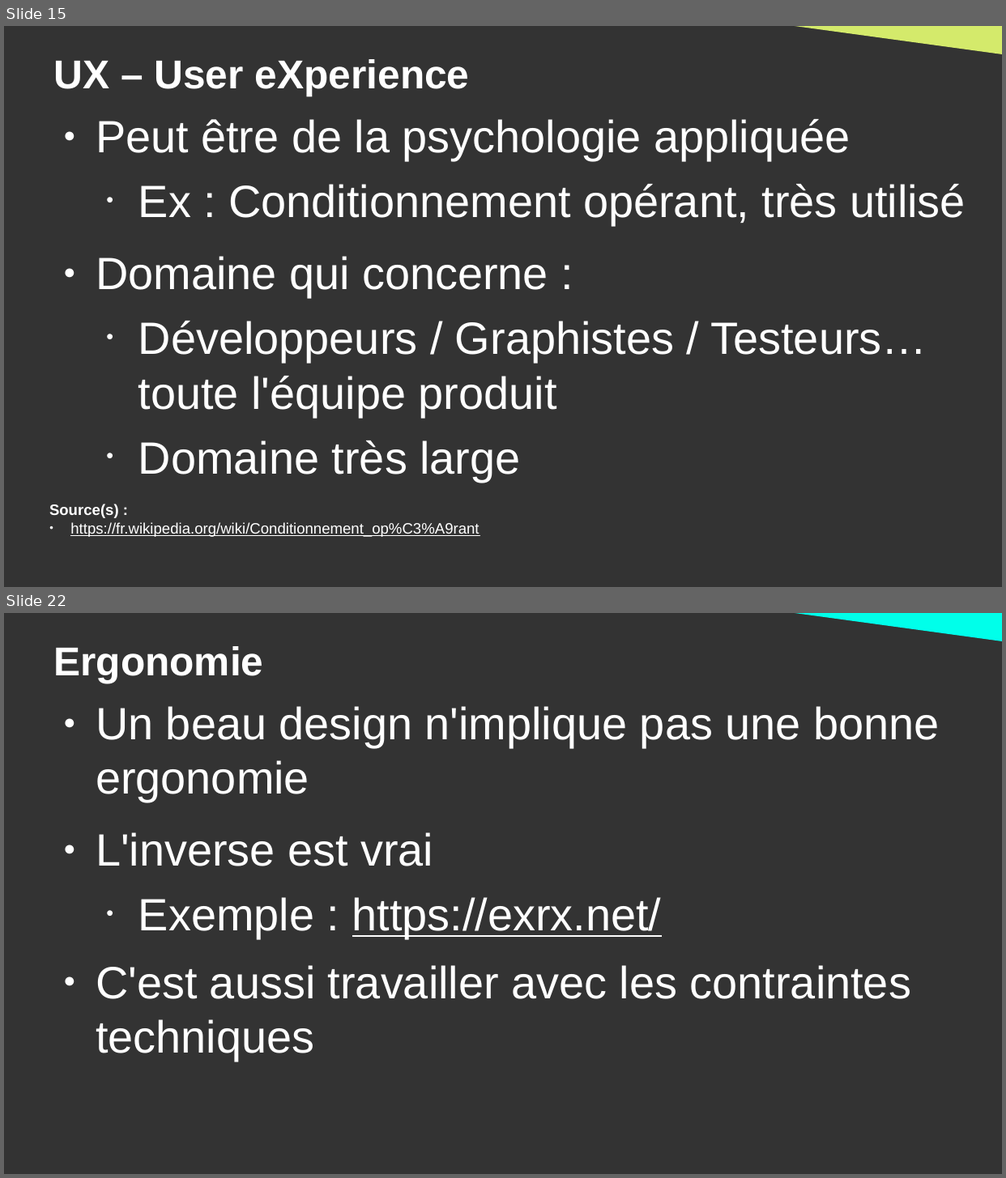
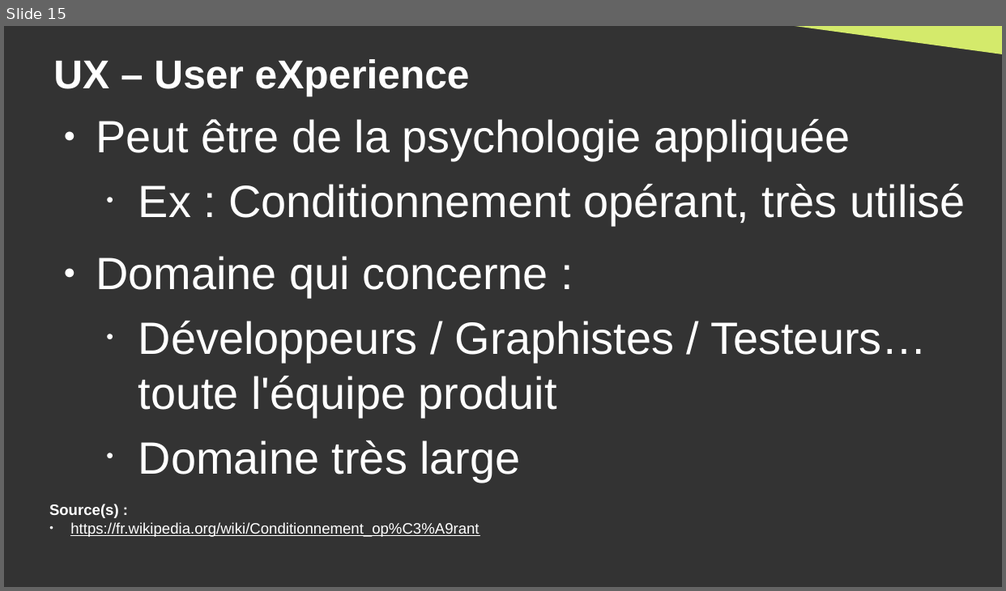
Before and after one commit to DanYellow/cours, a slide deck: gestion-de-contenus-spécialisee-s4/travaux-pratiques/numero-1/presentation.odp. Shown one above the other, each under a label of ours: slides 15 and 22 before the commit, slide 15 after it; the slides between them are not shown. The pictures are 1006x1178 and 1006x591 pixels, drawn with LibreOffice and Linux fonts; fonts in the diff are those of the drawing. Boxes give left, top, right and bottom in pixels: in the first picture for what was removed or moved away, otherwise in the second. Text is boxed around its words. In the diff, an @@ line names an element or a change of style, - is before the commit and + after.

```diff
--- a/gestion-de-contenus-spécialisee-s4/travaux-pratiques/numero-1/presentation.odp
+++ b/gestion-de-contenus-spécialisee-s4/travaux-pratiques/numero-1/presentation.odp
@@ slide 22 removed at bbox=[4, 613, 1002, 1174], background #333333 @@
@@ right triangle removed at bbox=[766, 613, 1002, 641] @@
@@ title removed at bbox=[53, 646, 263, 683] @@
-Ergonomie
@@ text removed at bbox=[96, 706, 939, 1061] @@
-● Un beau design n'implique pas une bonne ergonomie
-● L'inverse est vrai
-  • Exemple : https://exrx.net/
-● C'est aussi travailler avec les contraintes techniques
```
Also in this commit, not shown: 2 slides changed, 45 other slides removed, 7 other files.
